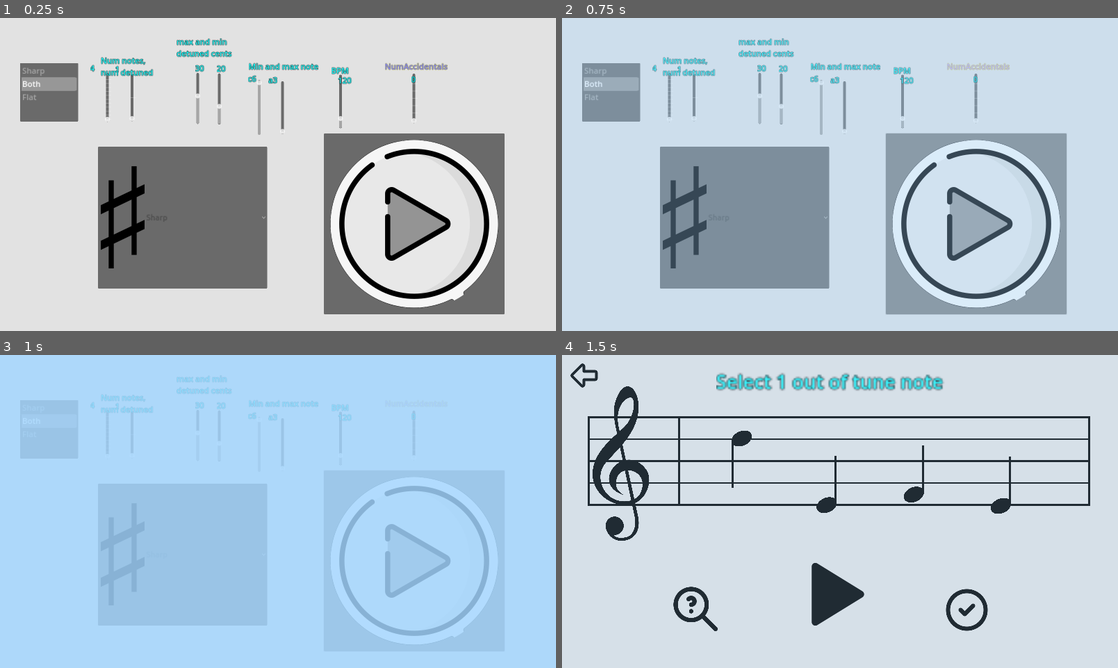
Above: before the commit, frames 1-4 (two rows, left to right).
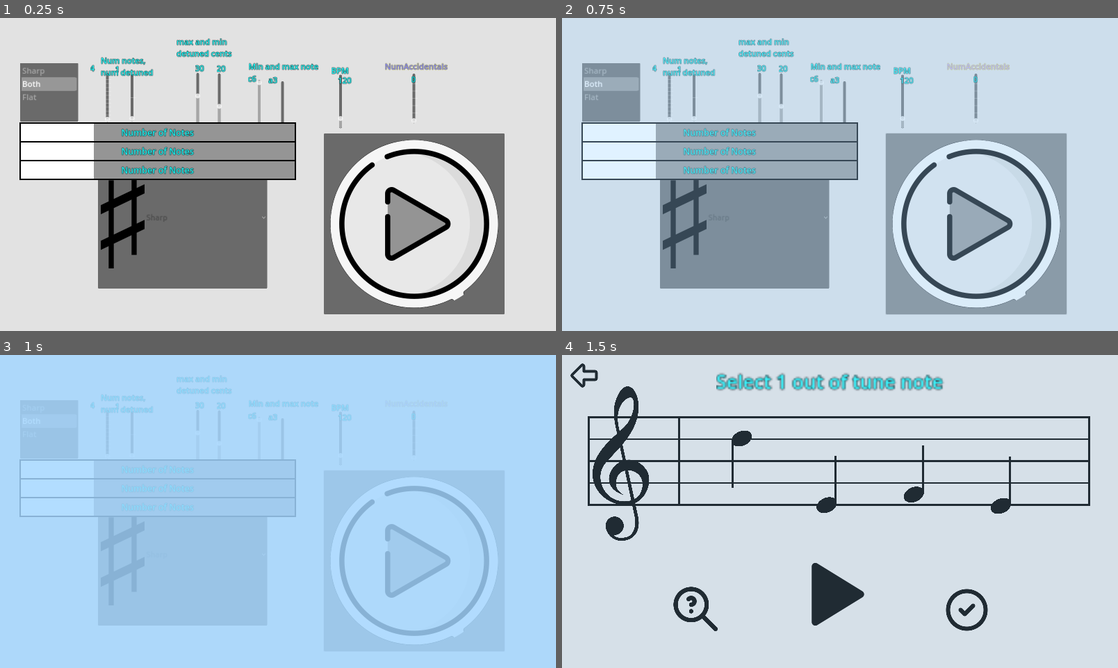
Above: after the commit, the same moments.

Repository: Sniggiho/COMP225-Reluna
Game: Godot game, scene res://Scenes/FreeplaySettingsMenu/FreeplaySettingsMenu.tscn
The game is run twice, just before and just after one commit, with the same random seed, the same clock (stepped at 60 frames per second) and the same inputs. This scene is started directly instead of the project's main scene.
Inputs (mouse positions are in pixels of both pictures, inside the frame that each line leads up to):
- Up to frame 1 (0.25 s): no input
- Up to frame 2 (0.75 s): click (973, 224) at 0.5 s
- Up to frame 3 (1 s): no input
- Up to frame 4 (1.5 s): click (834, 592) at 1.25 s

The runs differ from the first frame. In frame 1, 9.0% of the frame differs, in the area x 3-54%, y 33-52%; in frame 2, 6.7%; in frame 3, 0.9%; in frame 4, nothing differs.

Commit message:
NewHSlider v1.1
Cleaned a little, figured out how to implement in a slider

Diff:
--- a/Project/Scenes/FreeplaySettingsMenu/FreeplaySettingsMenu.tscn
+++ b/Project/Scenes/FreeplaySettingsMenu/FreeplaySettingsMenu.tscn
@@ -18,6 +18,7 @@
 [ext_resource type="Texture2D" uid="uid://do8in4h6g4ypg" path="res://Scenes/MusicStaff/flat.png" id="16_yuih7"]
 [ext_resource type="Script" path="res://Scenes/FreeplaySettingsMenu/BySharp.gd" id="17_cybx8"]
 [ext_resource type="PackedScene" uid="uid://cdkxlettgjlwb" path="res://Scenes/NewHSlider/NewHSlider.tscn" id="18_2jqco"]
+[ext_resource type="Script" path="res://Scenes/FreeplaySettingsMenu/NumNotes2.gd" id="19_amv7j"]
 
 [sub_resource type="ShaderMaterial" id="ShaderMaterial_hdgyu"]
 shader = ExtResource("12_wkt3d")
@@ -192,11 +193,24 @@
 popup/item_1/id = 1
 script = ExtResource("17_cybx8")
 
-[node name="NewHSlider" parent="." instance=ExtResource("18_2jqco")]
-offset_left = 146.0
-offset_top = -204.0
-offset_right = 1016.0
-offset_bottom = -114.0
+[node name="VBoxContainer" type="VBoxContainer" parent="."]
+offset_left = 60.0
+offset_top = 305.0
+offset_right = 848.0
+offset_bottom = 875.0
+
+[node name="NewHSlider2" parent="VBoxContainer" instance=ExtResource("18_2jqco")]
+layout_mode = 2
+script = ExtResource("19_amv7j")
+test = false
+text = "Number of Notes"
+
+[node name="NewHSlider3" parent="VBoxContainer" instance=ExtResource("18_2jqco")]
+layout_mode = 2
+text = "Number of Notes"
+
+[node name="NewHSlider4" parent="VBoxContainer" instance=ExtResource("18_2jqco")]
+layout_mode = 2
 text = "Number of Notes"
 
 [connection signal="item_selected" from="DetuneDirection" to="DetuneDirection" method="_on_item_selected"]
--- /dev/null
+++ b/Project/Scenes/FreeplaySettingsMenu/NumNotes2.gd
@@ -0,0 +1,8 @@
+@tool
+extends NewHSlider
+
+@export var test : bool
+
+# Called when the node enters the scene tree for the first time.
+func _ready():
+	pass # Replace with function body.
--- a/Project/Scenes/NewHSlider/Background.gd
+++ /dev/null
@@ -1,20 +0,0 @@
-@tool
-extends ColorRect
-
-
-# Called when the node enters the scene tree for the first time.
-func _ready():
-
-	pass # Replace with function body.
-
-
-
-# Called every frame. 'delta' is the elapsed time since the previous frame.
-func _process(delta):
-
-	pass
-
-
-func updateBounds(slider : NewHSlider):
-	self.size = slider.size
-	pass
--- a/Project/Scenes/NewHSlider/CenterContainer.gd
+++ /dev/null
@@ -1,16 +0,0 @@
-@tool
-extends CenterContainer
-
-
-# Called when the node enters the scene tree for the first time.
-func _ready():
-	pass # Replace with function body.
-
-
-# Called every frame. 'delta' is the elapsed time since the previous frame.
-func _process(delta):
-	pass
-
-
-func updateBounds(slider : NewHSlider):
-	self.size = slider.size
--- a/Project/Scenes/NewHSlider/NewHSlider.gd
+++ b/Project/Scenes/NewHSlider/NewHSlider.gd
@@ -1,4 +1,5 @@
 @tool
+#extends Resource
 extends HSlider
 class_name NewHSlider
 
@@ -7,35 +8,67 @@
 ## Edit this value to be the minimum allowed value of the slider instead of min_value
 @export var minActualValue : int = 4
 
-## Currently unused, margin number of pixels for a border
+## Margin number of pixels for a border
 @export var margin : float = 20
+
+## A given height
+@export var height : float = 20
+
+## Selects which side the "selected" bar starts from
+@export var flip : bool = false
 
 # Called when the node enters the scene tree for the first time.
 func _ready():
+	_on_item_rect_changed_newhslider_base()
 	pass # Replace with function body.
 
 
 # Called every frame. 'delta' is the elapsed time since the previous frame.
-func _process(delta):
+func _process(_delta):
+	self.custom_minimum_size.y = height
 	$CenterContainer.custom_minimum_size = self.size
-	$Background.updateBounds(self)
-	$CenterContainer.updateBounds(self)
+	$CenterContainer.size = self.size
+	$Background.size = self.size
+	$CenterContainer.size = self.size
 	$CenterContainer/Text.text = self.text
 	$CenterContainer/Text.add_theme_font_size_override("normal_font_size", self.size.y / 2.)
 #
 	$Selected.size.y = self.size.y
-	$Selected.maxWidth = self.size.x
+
+	$Border.size = self.size + Vector2(margin * 2, margin * 2)
+	$Border.position = Vector2(-margin, -margin)
 
 	_updateSelectedSize()
 	pass
 
 
 func _updateSelectedSize():
-	$Selected.size.x = value / max_value * self.size.x
+	if not flip:
+		$Selected.size.x = value / max_value * self.size.x
+	else:
+		pass
 
 
-## CONNECTED FROM SELF
-func _on_value_changed(passedValue):
+
+func _on_value_changed_newhslider_base(passedValue):
 	value = max(minActualValue, passedValue)
 	_updateSelectedSize()
 	pass # Replace with function body.
+
+
+func _on_item_rect_changed_newhslider_base():
+#	self.custom_minimum_size.y = height
+#	$CenterContainer.custom_minimum_size = self.size
+#	$CenterContainer.size = self.size
+#	$Background.size = self.size
+#	$CenterContainer.size = self.size
+#	$CenterContainer/Text.text = self.text
+#	$CenterContainer/Text.add_theme_font_size_override("normal_font_size", self.size.y / 2.)
+##
+#	$Selected.size.y = self.size.y
+#
+#	$Border.size = self.size + Vector2(margin * 2, margin * 2)
+#	$Border.position = Vector2(-margin, -margin)
+#
+#	_updateSelectedSize()
+	pass # Replace with function body.
--- a/Project/Scenes/NewHSlider/NewHSlider.tscn
+++ b/Project/Scenes/NewHSlider/NewHSlider.tscn
@@ -1,60 +1,69 @@
-[gd_scene load_steps=6 format=3 uid="uid://cdkxlettgjlwb"]
+[gd_scene load_steps=5 format=3 uid="uid://cdkxlettgjlwb"]
 
 [ext_resource type="Script" path="res://Scenes/NewHSlider/NewHSlider.gd" id="1_176bh"]
-[ext_resource type="Script" path="res://Scenes/NewHSlider/Background.gd" id="2_wapvo"]
-[ext_resource type="Script" path="res://Scenes/NewHSlider/Selected.gd" id="3_e14w8"]
 [ext_resource type="Script" path="res://Scenes/NewHSlider/Text.gd" id="3_e331l"]
-[ext_resource type="Script" path="res://Scenes/NewHSlider/CenterContainer.gd" id="4_cpalq"]
+[ext_resource type="Shader" path="res://Scenes/NewHSlider/TextShader.gdshader" id="5_fu81e"]
+
+[sub_resource type="ShaderMaterial" id="ShaderMaterial_oc08h"]
+shader = ExtResource("5_fu81e")
+shader_parameter/color = null
 
 [node name="NewHSlider" type="HSlider"]
-offset_right = 1209.0
-offset_bottom = 97.0
+custom_minimum_size = Vector2(0, 50)
+offset_left = 343.0
+offset_top = 137.0
+offset_right = 1028.0
+offset_bottom = 346.0
 max_value = 15.0
 value = 4.0
 script = ExtResource("1_176bh")
 text = "Label"
-margin = 8.0
+margin = 4.0
+height = 50.0
 
 [node name="Border" type="ColorRect" parent="."]
-visible = false
-custom_minimum_size = Vector2(1261, 446)
 layout_mode = 2
-offset_right = 1261.0
-offset_bottom = 446.0
+offset_left = -4.0
+offset_top = -4.0
+offset_right = 689.0
+offset_bottom = 213.0
 mouse_filter = 2
 color = Color(0, 0, 0, 1)
+metadata/_edit_lock_ = true
 
 [node name="Background" type="ColorRect" parent="."]
 layout_mode = 2
-offset_right = 1209.0
-offset_bottom = 97.0
+offset_right = 685.0
+offset_bottom = 209.0
 mouse_filter = 2
 color = Color(0.584314, 0.584314, 0.584314, 1)
-script = ExtResource("2_wapvo")
+metadata/_edit_lock_ = true
 
 [node name="Selected" type="ColorRect" parent="."]
-custom_minimum_size = Vector2(100, 0)
 layout_mode = 2
-offset_right = 322.4
-offset_bottom = 97.0
-script = ExtResource("3_e14w8")
+offset_right = 182.667
+offset_bottom = 209.0
+metadata/_edit_lock_ = true
 
 [node name="CenterContainer" type="CenterContainer" parent="."]
-custom_minimum_size = Vector2(1209, 97)
+custom_minimum_size = Vector2(685, 209)
 layout_mode = 1
-offset_right = 1209.0
-offset_bottom = 97.0
-script = ExtResource("4_cpalq")
+offset_right = 685.0
+offset_bottom = 209.0
+metadata/_edit_lock_ = true
 
 [node name="Text" type="RichTextLabel" parent="CenterContainer"]
+material = SubResource("ShaderMaterial_oc08h")
 clip_contents = false
 layout_mode = 2
 mouse_filter = 2
-theme_override_font_sizes/normal_font_size = 48
+theme_override_font_sizes/normal_font_size = 104
 text = "Label"
 fit_content = true
 scroll_active = false
 autowrap_mode = 0
 script = ExtResource("3_e331l")
+metadata/_edit_lock_ = true
 
-[connection signal="value_changed" from="." to="." method="_on_value_changed"]
+[connection signal="item_rect_changed" from="." to="." method="_on_item_rect_changed_newhslider_base"]
+[connection signal="value_changed" from="." to="." method="_on_value_changed_newhslider_base"]
--- a/Project/Scenes/NewHSlider/Selected.gd
+++ /dev/null
@@ -1,13 +0,0 @@
-@tool
-extends ColorRect
-
-var maxWidth : int
-
-# Called when the node enters the scene tree for the first time.
-func _ready():
-	pass # Replace with function body.
-
-
-# Called every frame. 'delta' is the elapsed time since the previous frame.
-func _process(delta):
-	pass
--- /dev/null
+++ b/Project/Scenes/NewHSlider/TextShader.gdshader
@@ -0,0 +1,15 @@
+shader_type canvas_item;
+
+uniform vec3 color;
+
+void fragment() {
+
+	// Place fragment code here.
+
+	/* Pseudocode
+		if selected width is past this pixels coordinate,
+		color it the new color, otherwise do nothing.
+
+		Or modulate the color in some way
+	*/
+}
Not shown: 1 places in Project/Scenes/FreeplaySettingsMenu/FreeplaySettingsMenu.tscn that only renumber resources
